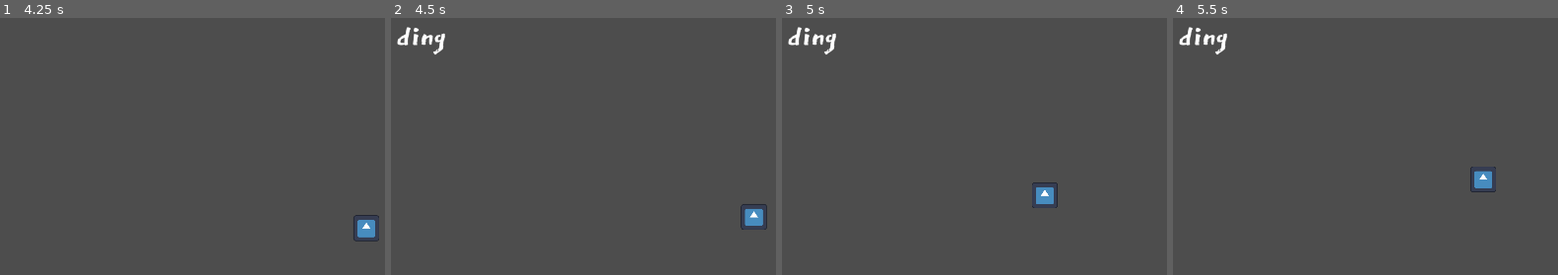
Above: before the commit, frames 1-4 (left to right).
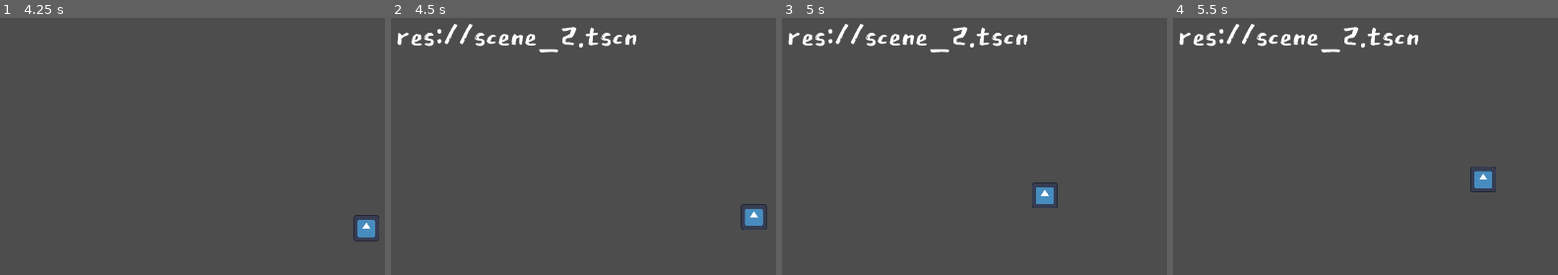
Above: after the commit, the same moments.

Repository: Relapson/Point-N-Click
Game: Godot game, scene res://main.tscn
Two runs of this game, one before a commit and one after it. Both use one fixed random seed, a clock stepped at 60 frames per second and the inputs below. The engine's default icon, where the game draws it, is replaced by a stand-in: a white triangle on a blue panel in a dark square.
Inputs (mouse positions are in pixels of both pictures, inside the frame that each line leads up to):
- Up to frame 1 (4.25 s): tap Enter at 0.5 s; move the mouse to (outside the picture) at 0.52 s; click (outside the picture) at 0.6 s; move the mouse to (115, 200) at 1.27 s; right-click (115, 200) at 1.35 s; click (115, 200) at 1.42 s; move the mouse to (350, 82) at 2.02 s; click (350, 82) at 2.1 s; move the mouse to (234, 267) at 2.77 s; right-click (234, 267) at 2.85 s; click (234, 267) at 2.92 s; move the mouse to (outside the picture) at 3.52 s; click (outside the picture) at 3.6 s
- Up to frame 2 (4.5 s): move the mouse to (429, 113) at 4.27 s; right-click (429, 113) at 4.35 s; click (429, 113) at 4.42 s
- Up to frame 3 (5 s): no input
- Up to frame 4 (5.5 s): move the mouse to (1484, 179) at 5.02 s; click (1484, 179) at 5.1 s

Frame 1 is identical in both runs. In frame 2, 1.7% of the frame differs, in the area x 1-64%, y 2-15%; in frame 3, 1.7%; in frame 4, 1.7%.

Commit message:
fix für clickable areas, hotspots

Diff:
--- a/Control/ClickableArea.gd
+++ b/Control/ClickableArea.gd
@@ -3,19 +3,19 @@
 @export var item_name = "" # um den itemnamen zu setzen - später vielleicht anders setzbar
 
 func _ready():
-	$AspCont/Description.hide()
-	$AspCont/Description.set_text(item_name)
+	$Description.hide()
+	$Description.set_text(item_name)
 
 func _process(delta):
 	var y_offset = -20
 	var x_offset = 10
 	var text_pos = get_local_mouse_position()
 	# um den text offset zu setzen
-	$AspCont/Description.position.x = text_pos.x + x_offset
-	$AspCont/Description.position.y = text_pos.y + y_offset
+	$Description.position.x = text_pos.x + x_offset
+	$Description.position.y = text_pos.y + y_offset
 
 func _on_mouse_entered():
-	$AspCont/Description.show()
+	$Description.show()
 
 func _on_mouse_exited():
-	$AspCont/Description.hide()
+	$Description.hide()
--- a/Control/clickable_area.tscn
+++ b/Control/clickable_area.tscn
@@ -1,11 +1,7 @@
-[gd_scene load_steps=4 format=3 uid="uid://wprlbke24xqr"]
+[gd_scene load_steps=3 format=3 uid="uid://wprlbke24xqr"]
 
 [ext_resource type="Script" path="res://Control/ClickableArea.gd" id="1_yelfs"]
 [ext_resource type="FontFile" uid="uid://oqud717w80kb" path="res://Assets/Fonts/EastSeaDokdo-Regular.ttf" id="2_cglds"]
-
-[sub_resource type="CapsuleShape2D" id="CapsuleShape2D_p8uhx"]
-radius = 102.0
-height = 346.0
 
 [node name="ClickableArea" type="Area2D"]
 position = Vector2(1045, 531)
@@ -13,20 +9,17 @@
 item_name = "dings"
 metadata/_edit_group_ = true
 
-[node name="CollisionShape2D" type="CollisionShape2D" parent="."]
-shape = SubResource("CapsuleShape2D_p8uhx")
+[node name="CollisionShape2D" type="CollisionPolygon2D" parent="."]
+modulate = Color(0, 1, 1, 1)
+polygon = PackedVector2Array(-130, -101, -139, 170, 265, 163, 226, -115)
 
-[node name="AspCont" type="AspectRatioContainer" parent="."]
-offset_right = 40.0
-offset_bottom = 40.0
-stretch_mode = 3
-
-[node name="Description" type="Label" parent="AspCont"]
-layout_mode = 2
+[node name="Description" type="Label" parent="."]
+offset_top = -0.5
+offset_right = 185.0
+offset_bottom = 51.5
 theme_override_fonts/font = ExtResource("2_cglds")
-theme_override_font_sizes/font_size = 48
+theme_override_font_sizes/font_size = 50
 text = "Lorem Ipsum"
-metadata/_edit_lock_ = true
 
 [connection signal="mouse_entered" from="." to="." method="_on_mouse_entered"]
 [connection signal="mouse_exited" from="." to="." method="_on_mouse_exited"]
--- a/Control/leave_area_hotspot.gd
+++ b/Control/leave_area_hotspot.gd
@@ -1,11 +1,13 @@
 extends Area2D
+
+# TODO: extends clickable area vielleicht?
 
 @export var next_room: PackedScene
 @export var room_name: String = ""
 var showing = false
 
 func _ready():
-	$RoomName.set_text(room_name)
+	$RoomName.set_text(next_room.resource_path)
 	$RoomName.hide()
 
 func _on_input_event(_viewport, _event, _shape_idx):
--- a/main.tscn
+++ b/main.tscn
@@ -1,7 +1,10 @@
-[gd_scene load_steps=4 format=3 uid="uid://cj4j0saa5edb7"]
+[gd_scene load_steps=7 format=3 uid="uid://cj4j0saa5edb7"]
 
 [ext_resource type="PackedScene" uid="uid://b38h7cepxykak" path="res://Characters/Player.tscn" id="1_ge7eo"]
 [ext_resource type="PackedScene" uid="uid://bjng1m2u6rpc2" path="res://Control/leave_area_hotspot.tscn" id="2_mbrql"]
+[ext_resource type="PackedScene" uid="uid://b7giusivf3uo6" path="res://scene_2.tscn" id="3_ajpyp"]
+[ext_resource type="PackedScene" uid="uid://d3k5goecj0g4g" path="res://scene_3.tscn" id="4_krcuc"]
+[ext_resource type="PackedScene" uid="uid://wprlbke24xqr" path="res://Control/clickable_area.tscn" id="5_0lot3"]
 
 [sub_resource type="NavigationPolygon" id="NavigationPolygon_0s3fd"]
 vertices = PackedVector2Array(1228, 821, 1691, 838, 1304, 1041, 899, 843, 378, 1011, 77, 824, 262, 695, 929, 409, 186, 484, 1256, 644, 1553, 689, 1712, 343, 1778, 519)
@@ -19,6 +22,7 @@
 
 [node name="LeaveAreaHotspot" parent="." instance=ExtResource("2_mbrql")]
 position = Vector2(-516, -364)
+next_room = ExtResource("3_ajpyp")
 room_name = "ding"
 
 [node name="CollisionPolygon2D" parent="LeaveAreaHotspot" index="0"]
@@ -26,10 +30,18 @@
 
 [node name="LeaveAreaHotspot2" parent="." instance=ExtResource("2_mbrql")]
 position = Vector2(550, -456)
+next_room = ExtResource("4_krcuc")
 room_name = "dong"
 
 [node name="CollisionPolygon2D" parent="LeaveAreaHotspot2" index="0"]
-polygon = PackedVector2Array(771, 589, 647, 843, 1164, 801, 1071, 587)
+polygon = PackedVector2Array(771, 589, 647, 843, 1164, 801, 1071, 587, 916, 485)
+
+[node name="ClickableArea" parent="." instance=ExtResource("5_0lot3")]
+position = Vector2(1562, 471)
+
+[node name="CollisionShape2D" parent="ClickableArea" index="0"]
+polygon = PackedVector2Array(-58, 22, -153, 109, -43, 183, 30, 92)
 
 [editable path="LeaveAreaHotspot"]
 [editable path="LeaveAreaHotspot2"]
+[editable path="ClickableArea"]
